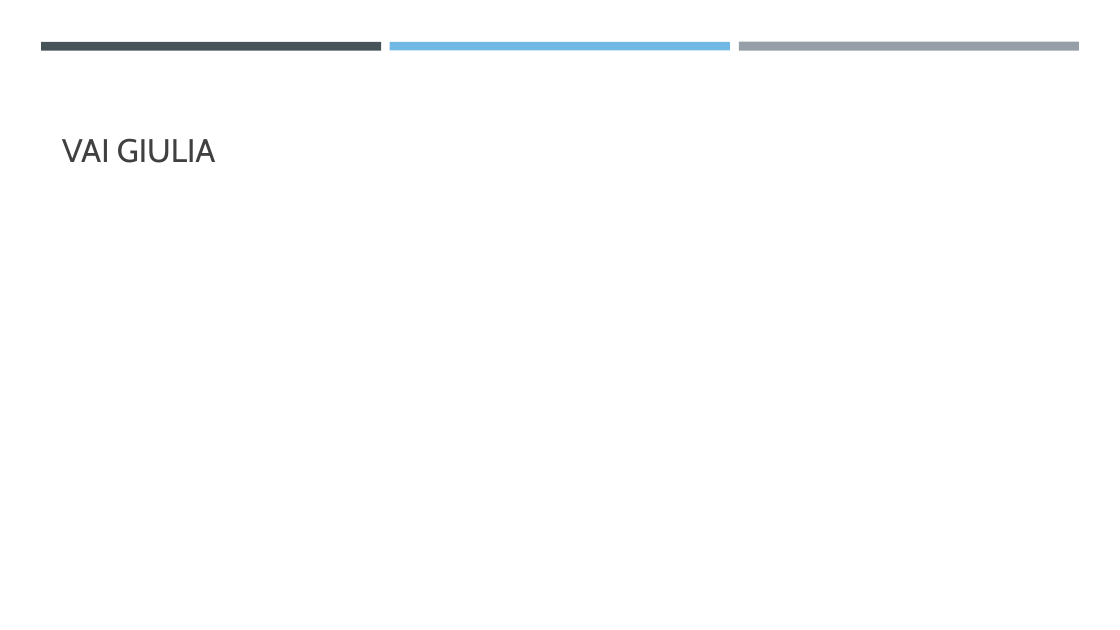
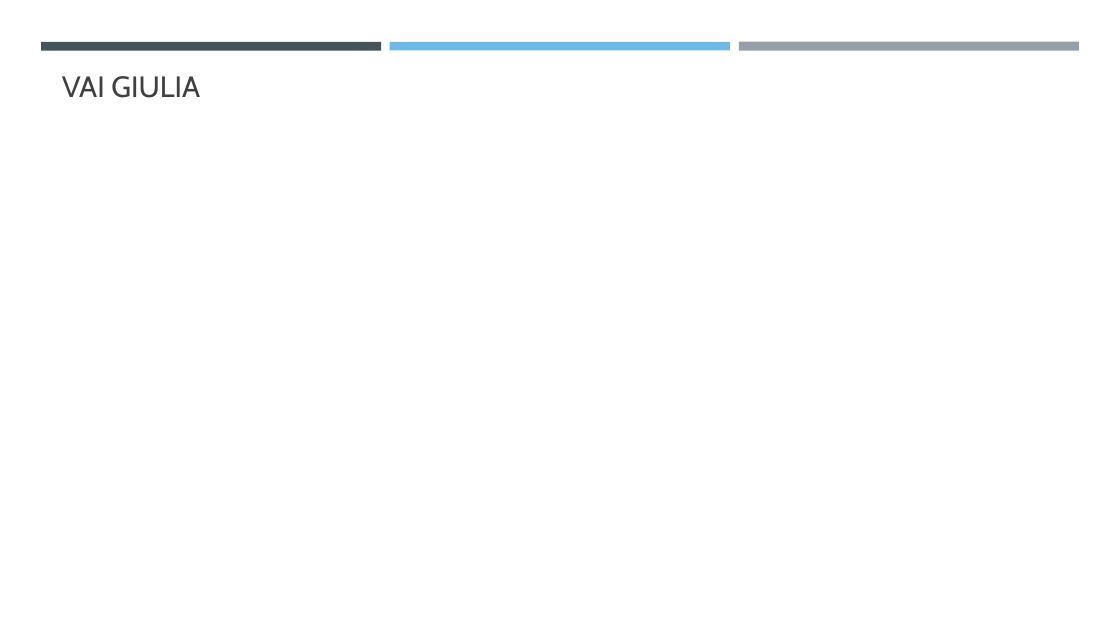
Before and after one commit to FlavioGala/giufla, a slide deck: slide 5 of projectSineWave/reports/PRESENTATION/Wave synthesis with field programmable gate array.pptx. Drawn at 1120x630 pixels with LibreOffice and Linux fonts; fonts in the diff are those of the drawing. Boxes give left, top, right and bottom in pixels: in the first picture for what was removed or moved away, otherwise in the second. Text is boxed around its words. In the diff, an @@ line names an element or a change of style, - is before the commit and + after.

```diff
--- a/projectSineWave/reports/PRESENTATION/Wave synthesis with field programmable gate array.pptx
+++ b/projectSineWave/reports/PRESENTATION/Wave synthesis with field programmable gate array.pptx
@@ title "VAI GIULIA" at (62,76,200,98): size 28 to 25.2 pt @@
```
Also in this commit, not shown: 4 other slides changed, 7 slides added, 1 slide removed, 17 other files.
